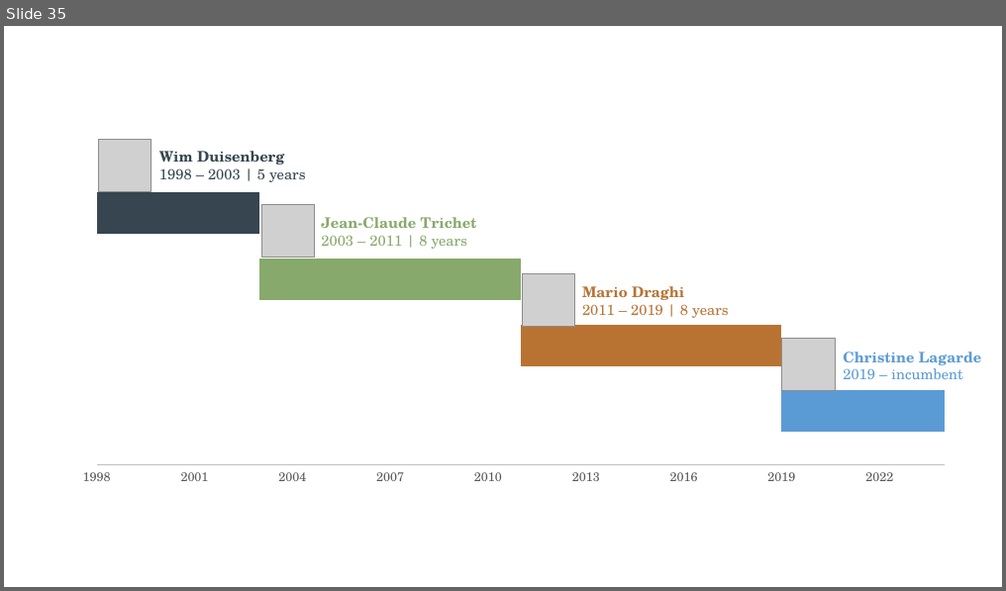
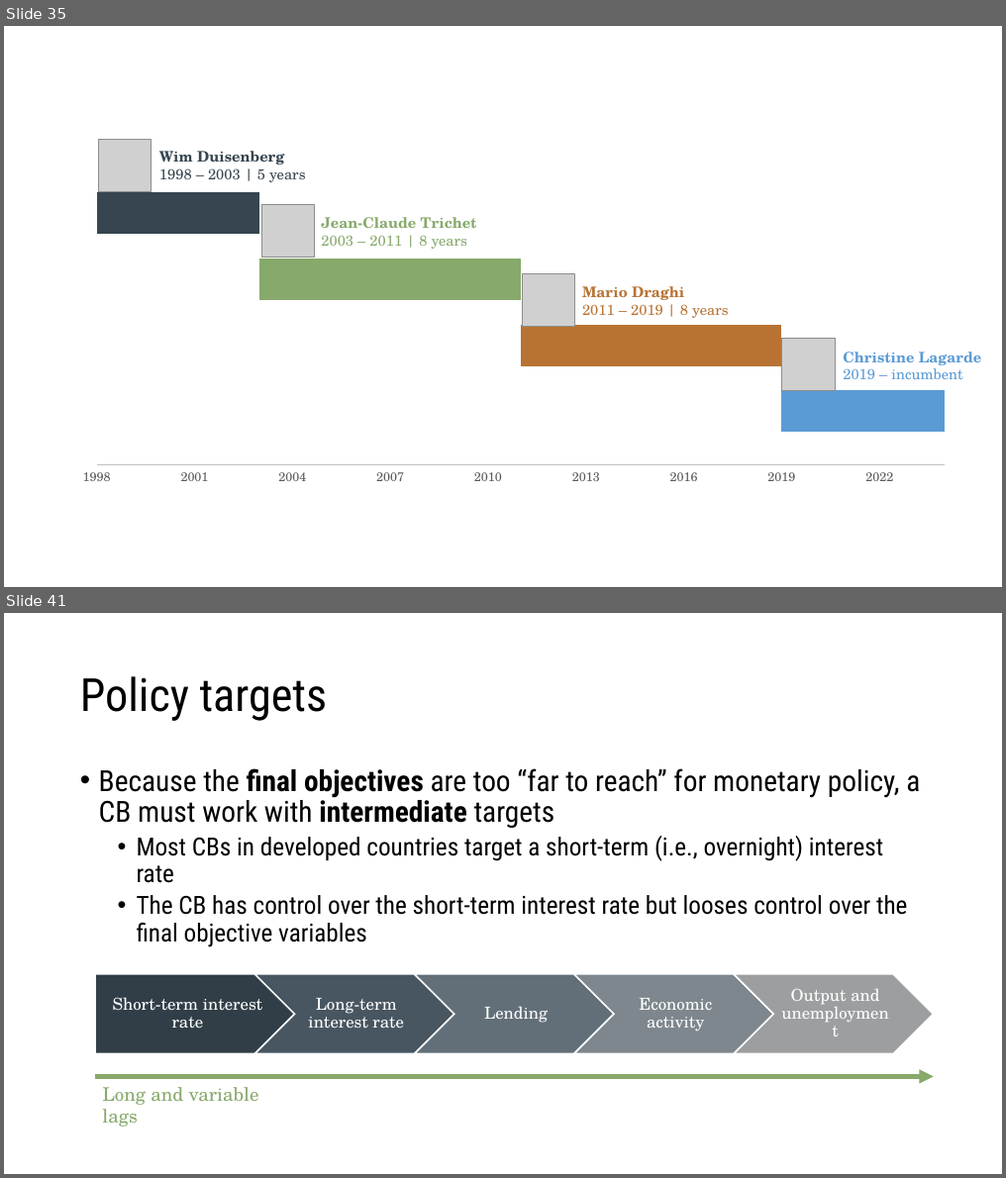
Before and after one commit to ncachanosky/ECON-3320-online, a slide deck: figures/figures.pptx. Shown one above the other, each under a label of ours: slide 35 before the commit, slides 35 and 41 after it; the slides between them are not shown. The pictures are 1006x591 and 1006x1178 pixels, drawn with LibreOffice and Linux fonts; fonts in the diff are those of the drawing; grey boxes stand for pictures. Boxes give left, top, right and bottom in pixels: in the first picture for what was removed or moved away, otherwise in the second. Text is boxed around its words. In the diff, an @@ line names an element or a change of style, - is before the commit and + after.

```diff
--- a/figures/figures.pptx
+++ b/figures/figures.pptx
@@ slide 41 added at [4,613,1002,1174], background #FFFFFF @@
@@ title added at [80,676,328,721], 44 pt, text #000000 @@
+Policy targets
@@ text added at [99,768,920,948], 24 pt, text #000000 @@
+• Because the final objectives are too “far to reach” for monetary policy, a CB must work with intermediate targets
+  • Most CBs in developed countries target a short-term (i.e., overnight) interest rate
+  • The CB has control over the short-term interest rate but looses control over the final objective variables
@@ group added at [95,974,934,1055]: 5 texts, 4 chevrons, 1 pentagon arrow @@
+Short-term interest rate
+Long-term interest rate
+Lending
+Economic activity
+Output and unemployment
@@ arrow added from (95, 1077) to (934, 1077), #87A96B 4.5 pt @@
@@ text added at [102,1087,259,1127], 18 pt, text #87A96B @@
+Long and variable lags
```
Also in this commit, not shown: 5 slides changed, 18 other slides added, 32 other files.
